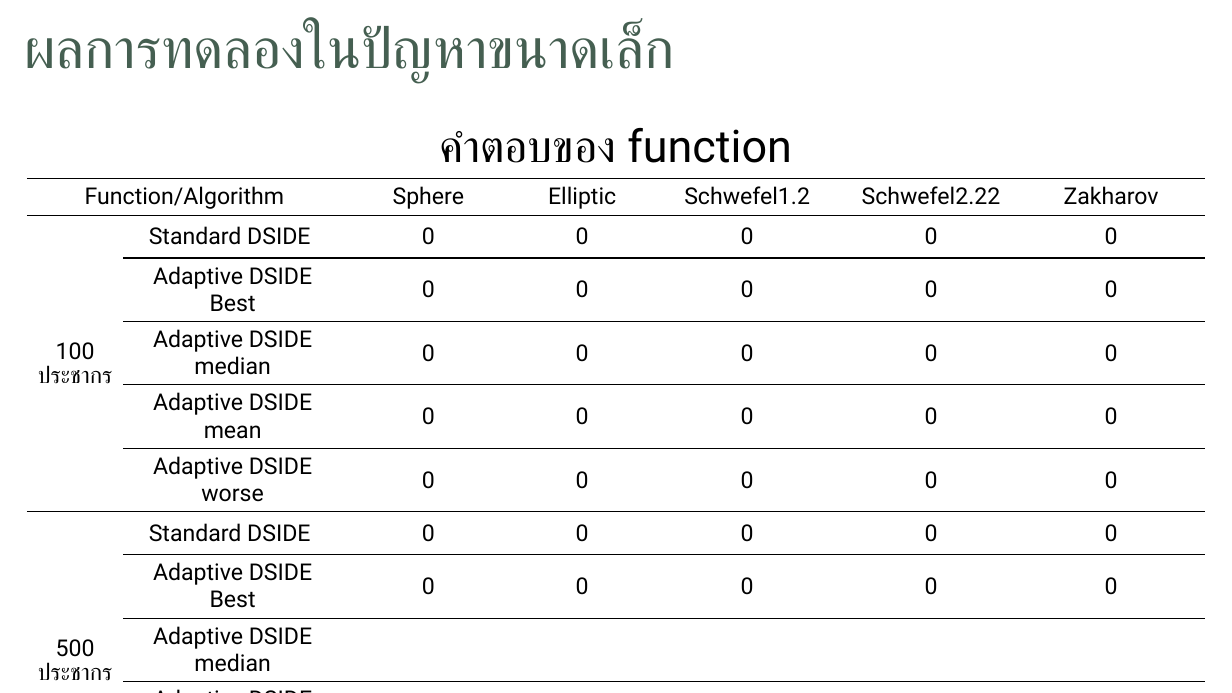
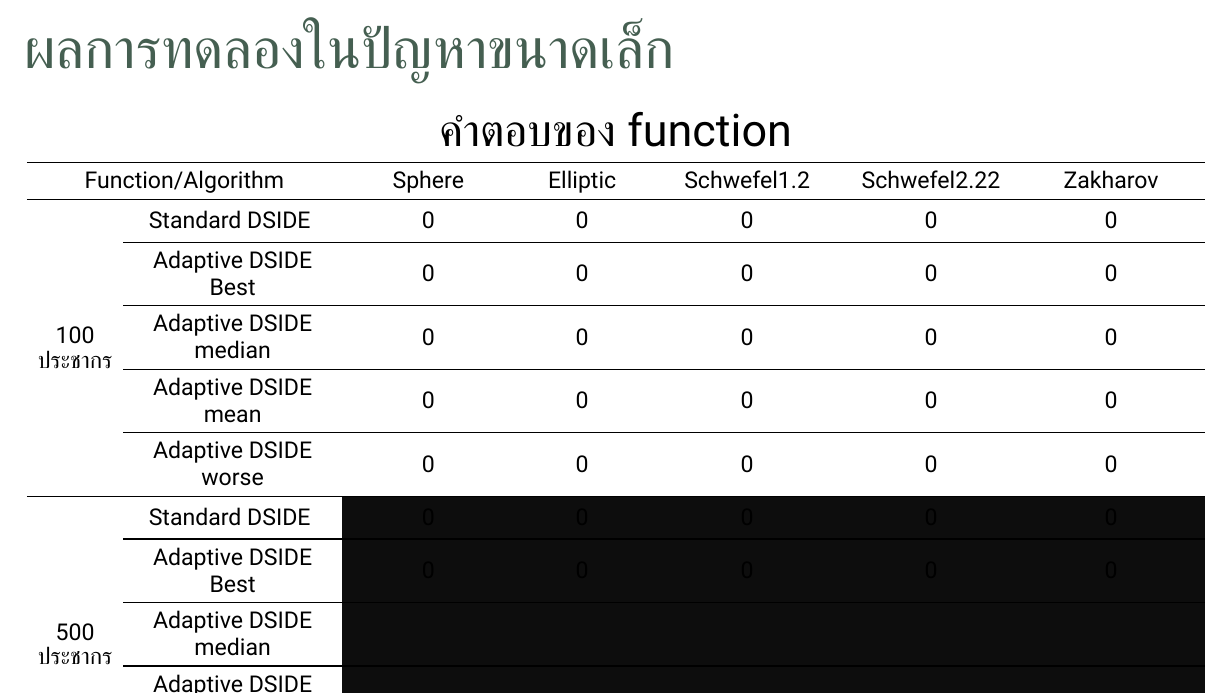
Before and after one commit to JhonSPattan/Algorithm, a slide deck: slide 12 of Adptive_DSIDE.pptx. Drawn at 1232x693 pixels with LibreOffice and Linux fonts; fonts in the diff are those of the drawing; background and template pictures are left out. Boxes give left, top, right and bottom in pixels: in the first picture for what was removed or moved away, otherwise in the second. Text is boxed around its words. In the diff, an @@ line names an element or a change of style, - is before the commit and + after.

```diff
--- a/Adptive_DSIDE.pptx
+++ b/Adptive_DSIDE.pptx
@@ table at (x1=27, y1=100, x2=1205, y2=693) @@
@@ fill none to #0D0D0D in 10 cells @@
@@ table resized from (x1=27, y1=116, x2=1205, y2=685) to (x1=27, y1=100, x2=1205, y2=693) @@
```
Also in this commit, not shown: 5 other slides changed, 1 slide added.
